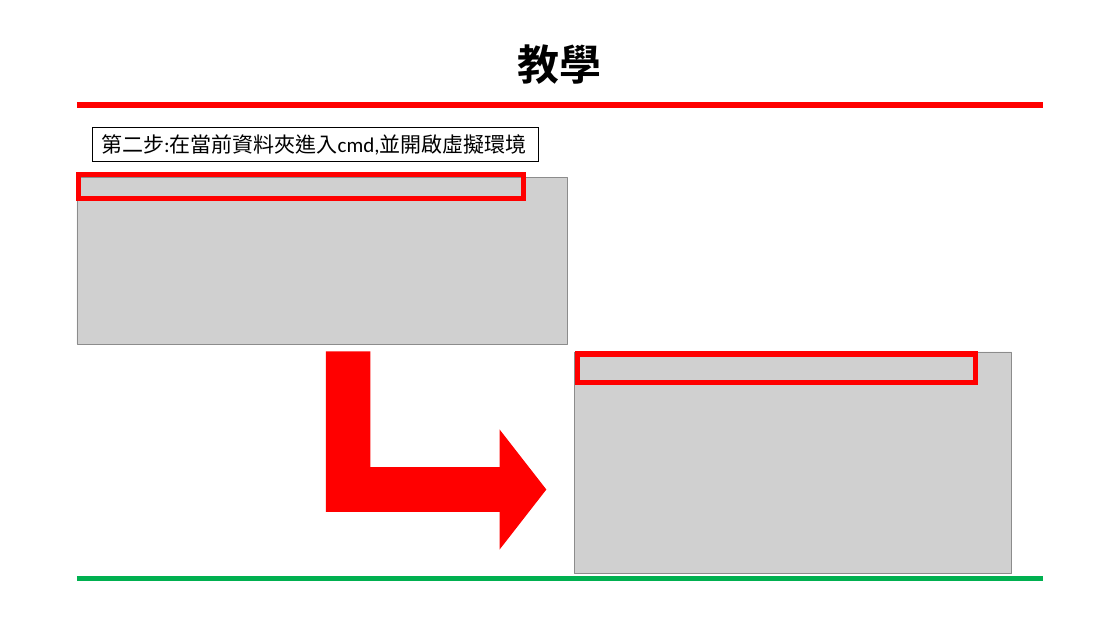
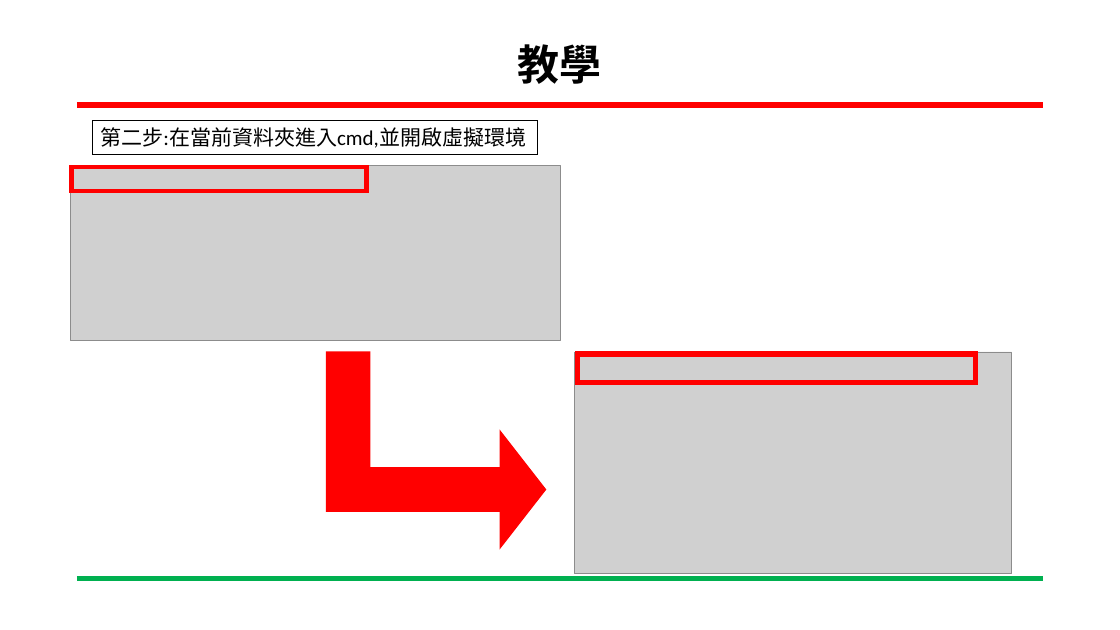
Before and after one commit to C110112103/111-2_Embedded-Image-Processing, a slide deck: slide 5 of zebrafish_detect_ppt/zebrafish_website_code/如何開啟網站.pptx (slide 6 before the commit). Drawn at 1120x630 pixels with LibreOffice and Linux fonts; fonts in the diff are those of the drawing; grey boxes stand for pictures; background and template pictures are left out. Boxes give left, top, right and bottom in pixels: in the first picture for what was removed or moved away, otherwise in the second. Text is boxed around its words. In the diff, an @@ line names an element or a change of style, - is before the commit and + after.

```diff
--- a/zebrafish_detect_ppt/zebrafish_website_code/如何開啟網站.pptx
+++ b/zebrafish_detect_ppt/zebrafish_website_code/如何開啟網站.pptx
@@ rectangle "第二步:在當前資料夾進入cmd,並開啟虛擬環境" moved from (x1=92, y1=127, x2=538, y2=160) to (x1=92, y1=120, x2=538, y2=154) @@
@@ frame resized from (x1=77, y1=173, x2=526, y2=200) to (x1=70, y1=166, x2=368, y2=192) @@
@@ picture resized from (x1=77, y1=177, x2=568, y2=344) to (x1=70, y1=166, x2=560, y2=341) @@
```
Also in this commit, not shown: 1 slide removed.
